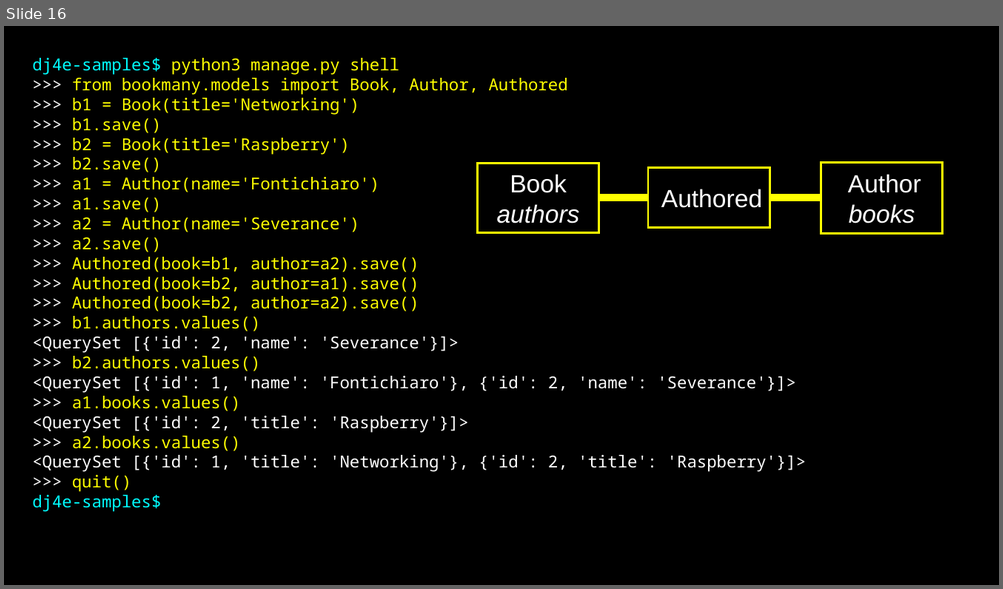
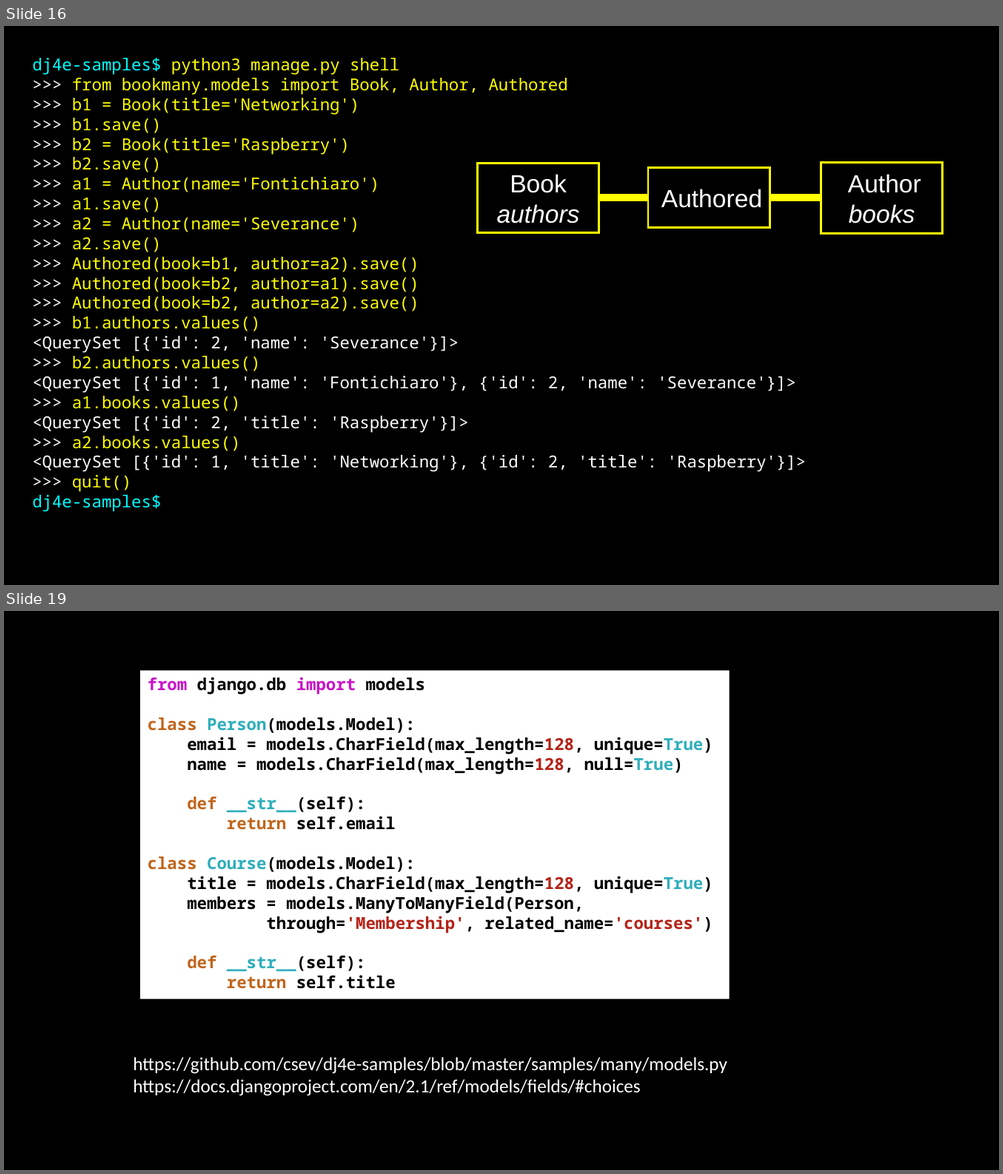
Before and after one commit to csev/dj4e, a slide deck: lectures/DJ-04-Many-To-Many.pptx. Shown one above the other, each under a label of ours: slide 16 before the commit, slides 16 and 19 after it; the slides between them are not shown. The pictures are 1003x589 and 1003x1174 pixels, drawn with LibreOffice and Linux fonts; fonts in the diff are those of the drawing. Boxes give left, top, right and bottom in pixels: in the first picture for what was removed or moved away, otherwise in the second. Text is boxed around its words. In the diff, an @@ line names an element or a change of style, - is before the commit and + after.

```diff
--- a/lectures/DJ-04-Many-To-Many.pptx
+++ b/lectures/DJ-04-Many-To-Many.pptx
@@ slide 19 added at [4,611,999,1170], background #000000 @@
@@ rectangle added at [140,671,729,999], fill #FFFFFF, 16 pt, text #000000, bold @@
+from django.db import models
+class Person(models.Model):
+email = models.CharField(max_length=128, unique=True)
+name = models.CharField(max_length=128, null=True)
+def __str__(self):
+return self.email
+class Course(models.Model):
+title = models.CharField(max_length=128, unique=True)
+members = models.ManyToManyField(Person,
+through='Membership', related_name='courses')
+def __str__(self):
+return self.title
@@ text added at [133,1057,727,1096], 18 pt, text #FFFFFF @@
+https://github.com/csev/dj4e-samples/blob/master/samples/many/models.py
+https://docs.djangoproject.com/en/2.1/ref/models/fields/#choices
```
Also in this commit, not shown: 1 slide changed, 16 other slides added.
